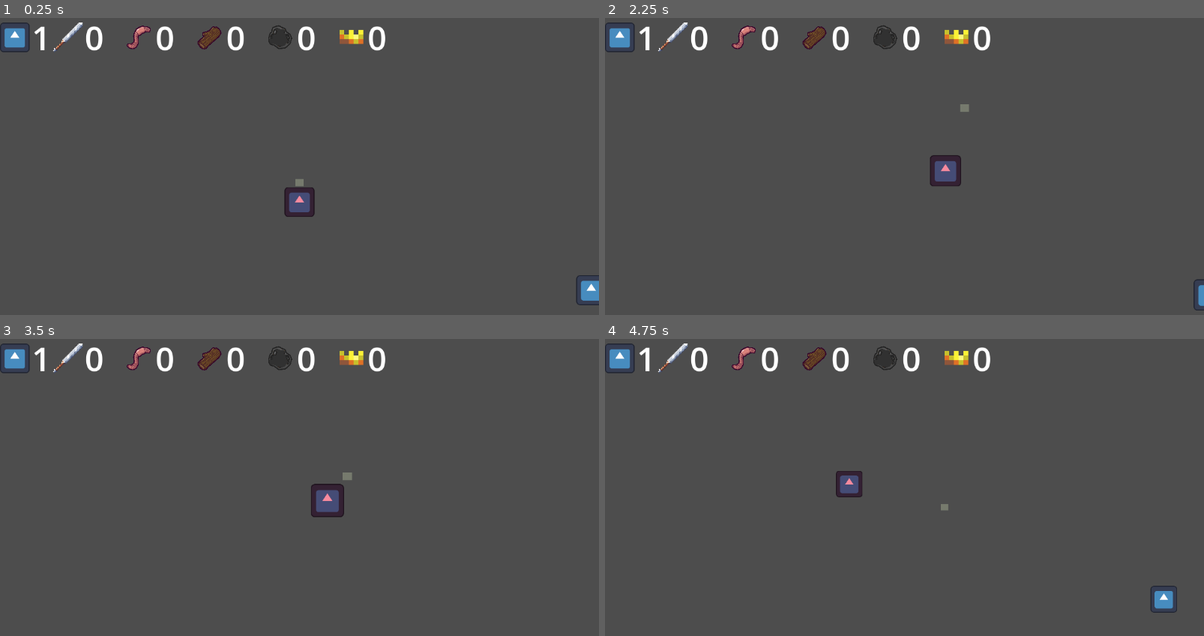
Above: before the commit, frames 1-4 (two rows, left to right).
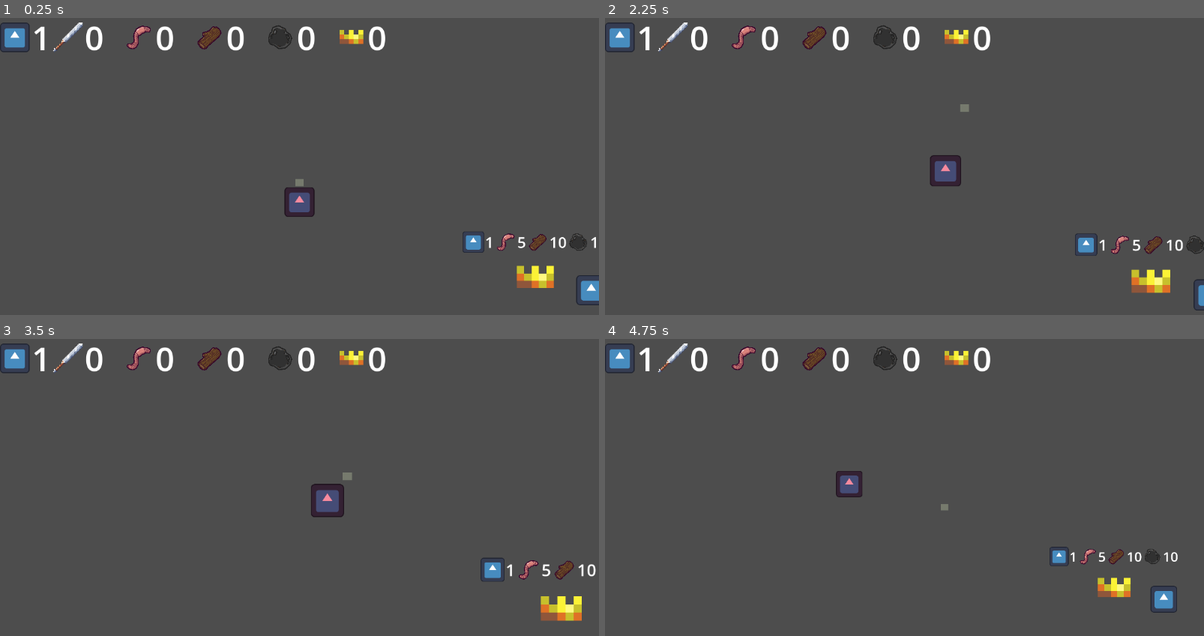
Above: after the commit, the same moments.

Repository: pradoh97/horde
Game: Godot game, scene res://level.tscn
The game is run twice, just before and just after one commit, with the same random seed, the same clock (stepped at 60 frames per second) and the same inputs. The engine's default icon, where the game draws it, is replaced by a stand-in: a white triangle on a blue panel in a dark square.
Inputs (mouse positions are in pixels of both pictures, inside the frame that each line leads up to):
- Up to frame 1 (0.25 s): no input
- Up to frame 2 (2.25 s): tap Enter at 0.5 s; move the mouse to (1036, 166) at 0.52 s; press the mouse at (1036, 166) at 0.53 s; release the mouse at (1036, 166) at 1.25 s; tap Space at 1.25 s; drag from (784, 199) to (1036, 166) at 1.27 s; move the mouse to (964, 107) at 2.02 s; hold Mouse wheel up (mouse_scroll_up) from 2.03 s (still down); click (964, 107) at 2.17 s
- Up to frame 3 (3.5 s): release Mouse wheel up (mouse_scroll_up) at 2.75 s; drag from (269, 570) to (347, 475) at 2.77 s
- Up to frame 4 (4.75 s): move the mouse to (1084, 552) at 3.52 s; hold Mouse wheel down (mouse_scroll_down) 3.53-4.25 s; click (1084, 552) at 3.67 s; drag from (724, 451) to (946, 508) at 4.27 s

The runs differ from the first frame. In frame 1, 0.9% of the frame differs, in the area x 77-100%, y 71-91%; in frame 2, 1.0%, in the area x 78-100%, y 72-93%; in frame 3, 1.0%; in frame 4, 0.8%.

Commit message:
Add base buildings and stockpile

Diff:
--- /dev/null
+++ b/resources/buildings/building.gd
@@ -0,0 +1,25 @@
+class_name Building extends Area2D
+
+@export var troops_to_capture: int = 5
+@export var wood_to_capture: int = 5
+@export var stone_to_capture: int = 5
+@export var food_to_capture: int = 5
+@export var tween_duration: float = 1
+@export var inner_color_converted: Color
+@export var outer_color_converted: Color
+var captured = false
+var troops_in: int = 0
+var wood_in: int = 0
+var stone_in: int = 0
+var food_in: int = 0
+
+func capture_building():
+	captured = true
+	var tween: Tween = create_tween()
+	tween.set_parallel()
+	tween.tween_property(%Polygon2D, "color", inner_color_converted, tween_duration)
+	tween.tween_property(%Polygon2D2, "color", outer_color_converted, tween_duration)
+	tween.tween_property(self, "modulate", Color(1.0, 1.0, 1.0, 1.0), tween_duration)
+
+func _on_body_entered(minion: Minion):
+	pass
--- /dev/null
+++ b/resources/buildings/building.tscn
@@ -0,0 +1,47 @@
+[gd_scene load_steps=4 format=3 uid="uid://fcr0jybfv1cu"]
+
+[ext_resource type="Script" uid="uid://csvocenqac3ml" path="res://resources/buildings/building.gd" id="1_vondu"]
+[ext_resource type="Texture2D" uid="uid://os84bgw76vq" path="res://icon.svg" id="2_0srbn"]
+
+[sub_resource type="RectangleShape2D" id="RectangleShape2D_0b4ue"]
+size = Vector2(507, 365)
+
+[node name="Building" type="Area2D"]
+collision_layer = 256
+collision_mask = 4
+script = ExtResource("1_vondu")
+
+[node name="CollisionShape2D" type="CollisionShape2D" parent="."]
+position = Vector2(226.5, -185.5)
+shape = SubResource("RectangleShape2D_0b4ue")
+
+[node name="Polygon2D2" type="Polygon2D" parent="."]
+position = Vector2(-5.8877873, 3.792085)
+scale = Vector2(1.0264026, 1.0264026)
+polygon = PackedVector2Array(-0.10925293, -29.025726, -0.10925293, -194.65273, 129.46945, -194.65274, 129.46948, -285.26044, 181.10608, -285.26044, 181.10608, -333, 251.25403, -333, 251.25403, -284.2862, 303.865, -284.2862, 303.865, -194.65273, 445.13513, -194.65273, 445.13513, -29.025726)
+
+[node name="Polygon2D" type="Polygon2D" parent="."]
+polygon = PackedVector2Array(1, -30, 1, -190, 133, -190, 133, -283, 185, -283, 185, -333, 246, -333, 246, -283, 300, -283, 300, -191, 446, -191, 446, -30)
+
+[node name="Requirements" type="HBoxContainer" parent="."]
+offset_left = 95.0
+offset_top = -557.0
+offset_right = 327.0
+offset_bottom = -382.0
+alignment = 1
+
+[node name="MinionIcon" type="TextureRect" parent="Requirements"]
+layout_mode = 2
+size_flags_horizontal = 3
+texture = ExtResource("2_0srbn")
+expand_mode = 4
+stretch_mode = 5
+
+[node name="MinionCount" type="Label" parent="Requirements"]
+unique_name_in_owner = true
+layout_mode = 2
+theme_override_font_sizes/font_size = 128
+text = "0  "
+horizontal_alignment = 1
+
+[connection signal="body_entered" from="." to="." method="_on_body_entered"]
--- a/city.gd
+++ b/resources/buildings/city.gd
@@ -1,25 +1,14 @@
-class_name City extends Area2D
+class_name City extends Building
 
-@export var troops_to_capture: int = 5
 @export var max_spawn_speed: float = 1500
 @export var min_spawn_speed: float = 700
-@export var tween_duration: float = 1
 @export var recruit_food_cost: int = 2
-var captured = false
-var troops_in_city: int = 0
 
 func _ready():
 	update_troops_count_label()
 
 func update_troops_count_label():
-	%MinionCount.text = str(troops_to_capture - troops_in_city)
-
-func capture_city():
-	captured = true
-	var tween: Tween = create_tween()
-	tween.set_parallel()
-	tween.tween_property($Polygon2D, "color", Color("#3f6ecc"), tween_duration)
-	tween.tween_property($Polygon2D2, "color", Color("#e1cd28"), tween_duration)
+	%MinionCount.text = str(troops_to_capture - troops_in)
 
 func spawn_troop():
 	var new_minion: Minion = Minion.new_minion()
@@ -32,18 +21,24 @@
 func _on_body_entered(minion: Minion):
 	if not captured:
 		if minion.army and not minion.is_leading:
-			troops_in_city += 1
-			if minion.resource_held:
-				minion.drop_resource()
+			troops_in += 1
 			minion.kill()
 			update_troops_count_label()
-		if troops_to_capture - troops_in_city == 0:
-			capture_city()
-	else:
-		if minion.resource_held:
-			minion.drop_resource()
-
+		if troops_to_capture - troops_in == 0:
+			var tween = create_tween()
+			tween.set_parallel()
+			tween.tween_property(%Resources, "modulate", Color.TRANSPARENT, tween_duration)
+			tween.tween_property($KingConvert, "modulate", Color(1.0, 1.0, 1.0, 1.0), tween_duration)
+			$KingConvert.enable()
+			capture_building()
+			$StockPile.capture_building()
 
 func _on_level_day_passed():
 	if captured:
 		spawn_troop()
+		$WeaponRack._on_level_day_passed()
+
+
+
+func _on_king_convert_activated():
+	$WeaponRack.enable()
--- a/resources/city.tscn
+++ b/resources/buildings/city.tscn
@@ -1,7 +1,10 @@
-[gd_scene load_steps=4 format=3 uid="uid://bx2ov2sv7h0q0"]
+[gd_scene load_steps=7 format=3 uid="uid://bx2ov2sv7h0q0"]
 
-[ext_resource type="Script" uid="uid://c25l2c3djphnx" path="res://city.gd" id="1_vgvu4"]
+[ext_resource type="Script" uid="uid://c25l2c3djphnx" path="res://resources/buildings/city.gd" id="1_vgvu4"]
 [ext_resource type="Texture2D" uid="uid://os84bgw76vq" path="res://icon.svg" id="2_w14l4"]
+[ext_resource type="PackedScene" uid="uid://dgo07mr2aq1ys" path="res://resources/buildings/stock_pile.tscn" id="3_cofpr"]
+[ext_resource type="PackedScene" uid="uid://ca3qgsc7fa08u" path="res://resources/generators/king_convert.tscn" id="4_8prh0"]
+[ext_resource type="PackedScene" uid="uid://jlp2kdp37ndb" path="res://resources/generators/weapon_rack.tscn" id="5_04ykx"]
 
 [sub_resource type="RectangleShape2D" id="RectangleShape2D_0b4ue"]
 size = Vector2(507, 365)
@@ -10,20 +13,25 @@
 collision_layer = 256
 collision_mask = 4
 script = ExtResource("1_vgvu4")
+inner_color_converted = Color(0.24705882, 0.43137255, 0.8, 1)
+outer_color_converted = Color(0.88235295, 0.8039216, 0.15686275, 1)
 
 [node name="CollisionShape2D" type="CollisionShape2D" parent="."]
 position = Vector2(226.5, -185.5)
 shape = SubResource("RectangleShape2D_0b4ue")
 
 [node name="Polygon2D2" type="Polygon2D" parent="."]
+unique_name_in_owner = true
 position = Vector2(-5.8877873, 3.792085)
 scale = Vector2(1.0264026, 1.0264026)
 polygon = PackedVector2Array(-0.10925293, -29.025726, -0.10925293, -194.65273, 129.46945, -194.65274, 129.46948, -285.26044, 181.10608, -285.26044, 181.10608, -333, 251.25403, -333, 251.25403, -284.2862, 303.865, -284.2862, 303.865, -194.65273, 445.13513, -194.65273, 445.13513, -29.025726)
 
 [node name="Polygon2D" type="Polygon2D" parent="."]
+unique_name_in_owner = true
 polygon = PackedVector2Array(1, -30, 1, -190, 133, -190, 133, -283, 185, -283, 185, -333, 246, -333, 246, -283, 300, -283, 300, -191, 446, -191, 446, -30)
 
 [node name="Resources" type="HBoxContainer" parent="."]
+unique_name_in_owner = true
 offset_left = 95.0
 offset_top = -557.0
 offset_right = 327.0
@@ -44,4 +52,15 @@
 text = "0  "
 horizontal_alignment = 1
 
+[node name="StockPile" parent="." instance=ExtResource("3_cofpr")]
+position = Vector2(-1260, -384)
+
+[node name="KingConvert" parent="." instance=ExtResource("4_8prh0")]
+position = Vector2(230, -1053)
+
+[node name="WeaponRack" parent="." instance=ExtResource("5_04ykx")]
+position = Vector2(1235, -1159)
+enabled = false
+
 [connection signal="body_entered" from="." to="." method="_on_body_entered"]
+[connection signal="activated" from="KingConvert" to="." method="_on_king_convert_activated"]
--- /dev/null
+++ b/resources/buildings/stock_pile.gd
@@ -0,0 +1,15 @@
+extends Building
+
+func _ready():
+	$CollisionShape2D.set_deferred("disabled", true)
+	modulate = Color.TRANSPARENT
+	%Polygon2D.color = inner_color_converted
+	%Polygon2D2.color = outer_color_converted
+
+func _on_body_entered(minion: Minion):
+	if minion.resource_held:
+		minion.drop_resource()
+
+func capture_building():
+	$CollisionShape2D.set_deferred("disabled", false)
+	super()
--- /dev/null
+++ b/resources/buildings/stock_pile.tscn
@@ -0,0 +1,34 @@
+[gd_scene load_steps=3 format=3 uid="uid://dgo07mr2aq1ys"]
+
+[ext_resource type="Script" uid="uid://cfakhptjyaq25" path="res://resources/buildings/stock_pile.gd" id="1_v8kwb"]
+
+[sub_resource type="RectangleShape2D" id="RectangleShape2D_0b4ue"]
+size = Vector2(507, 219)
+
+[node name="StockPile" type="Area2D"]
+collision_layer = 256
+collision_mask = 4
+script = ExtResource("1_v8kwb")
+troops_to_capture = 0
+wood_to_capture = 0
+stone_to_capture = 0
+food_to_capture = 0
+inner_color_converted = Color(0.74138474, 0.7413847, 0.74138457, 1)
+outer_color_converted = Color(0.8627451, 0.41568628, 0.1254902, 1)
+
+[node name="CollisionShape2D" type="CollisionShape2D" parent="."]
+position = Vector2(226.5, -112.5)
+shape = SubResource("RectangleShape2D_0b4ue")
+
+[node name="Polygon2D2" type="Polygon2D" parent="."]
+unique_name_in_owner = true
+position = Vector2(-5.8877873, 1)
+color = Color(0, 0, 0, 1)
+polygon = PackedVector2Array(7.778, -114.775, 136.888, -220, 311.888, -220, 449.8878, -108, 310.8878, -193, 136.88779, -193)
+
+[node name="Polygon2D" type="Polygon2D" parent="."]
+unique_name_in_owner = true
+position = Vector2(2, 0.79208493)
+polygon = PackedVector2Array(-0.10925293, -29.025726, -0.10925293, -114.56851, 129, -192.79208, 303, -192.79208, 442, -107.79208, 442, -29.026)
+
+[connection signal="body_entered" from="." to="." method="_on_body_entered"]
Not shown, added: resources/buildings/building.gd.uid
Renamed: city.gd.uid -> resources/buildings/city.gd.uid
Not shown, added: resources/buildings/stock_pile.gd.uid
